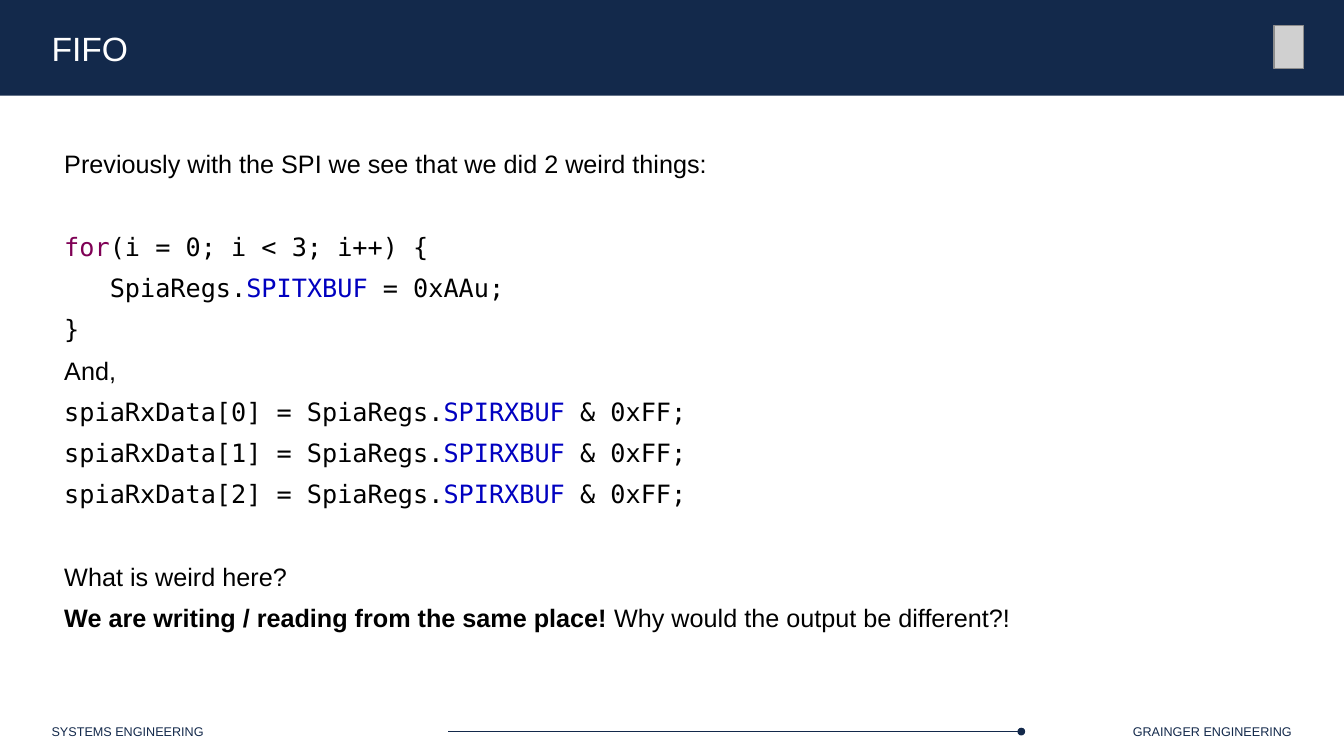
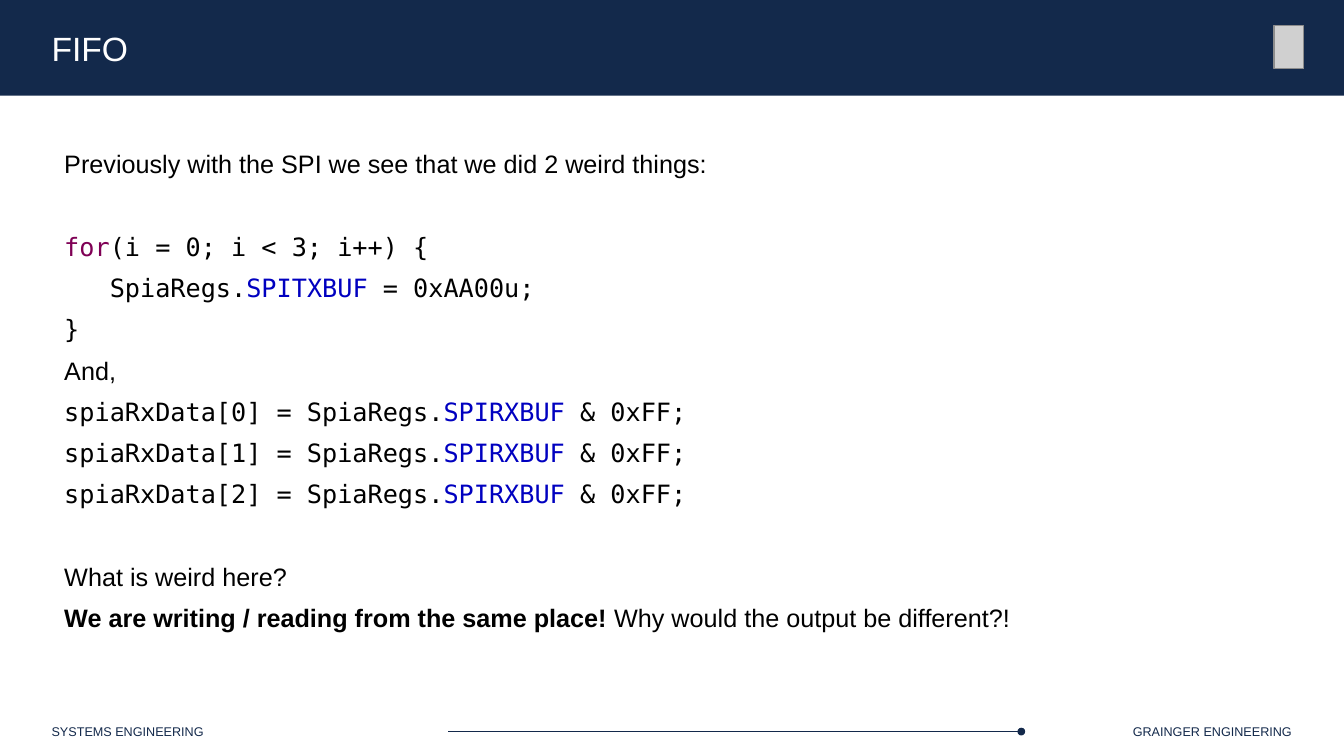
Before and after one commit to Marius-Juston/SE-423---Class-Material, a slide deck: slide 50 of Lectures/Slides/L6.pptx (slide 48 before the commit). Drawn at 1344x756 pixels with LibreOffice and Linux fonts; fonts in the diff are those of the drawing; grey boxes stand for pictures. Boxes give left, top, right and bottom in pixels: in the first picture for what was removed or moved away, otherwise in the second. Text is boxed around its words. In the diff, an @@ line names an element or a change of style, - is before the commit and + after.

```diff
--- a/Lectures/Slides/L6.pptx
+++ b/Lectures/Slides/L6.pptx
@@ text at (x1=110, y1=278, x2=534, y2=303): text changed @@
-SpiaRegs.SPITXBUF = 0xAAu;
+SpiaRegs.SPITXBUF = 0xAA00u;
```
Also in this commit, not shown: 6 other slides changed, 4 slides added.
